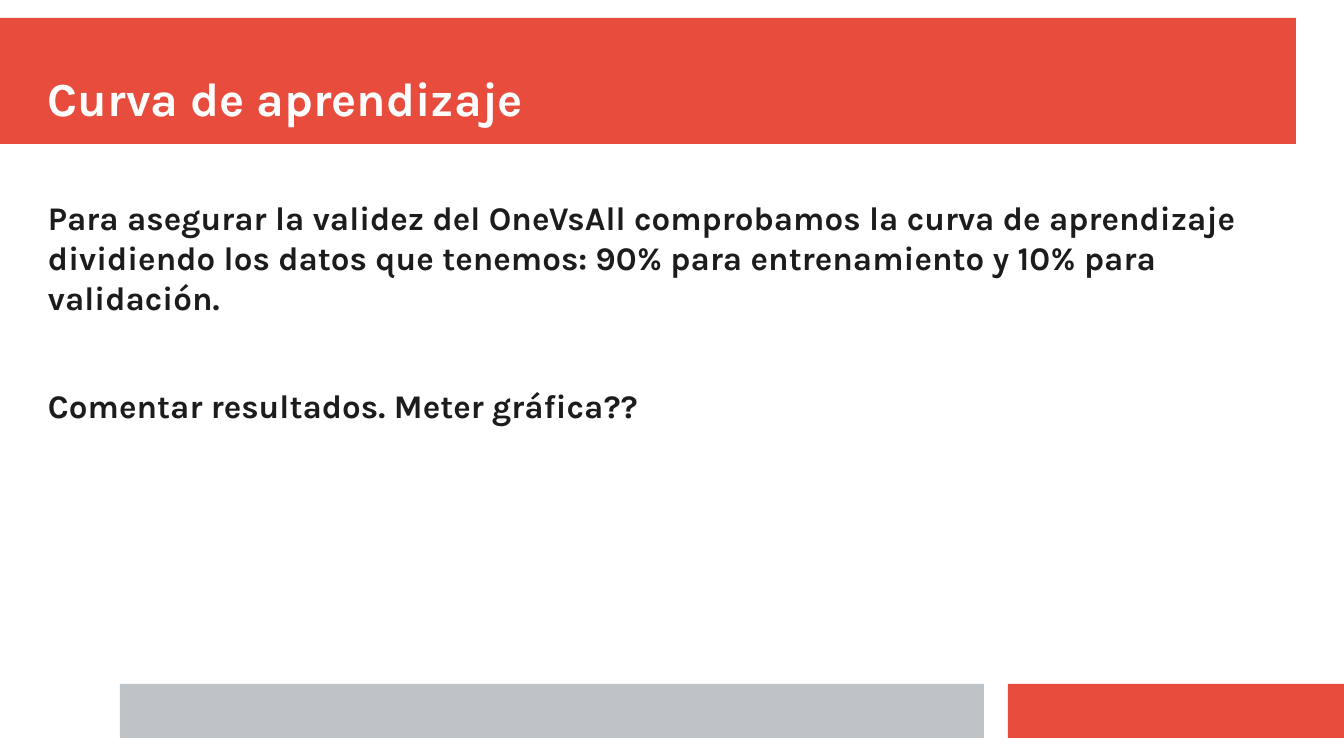
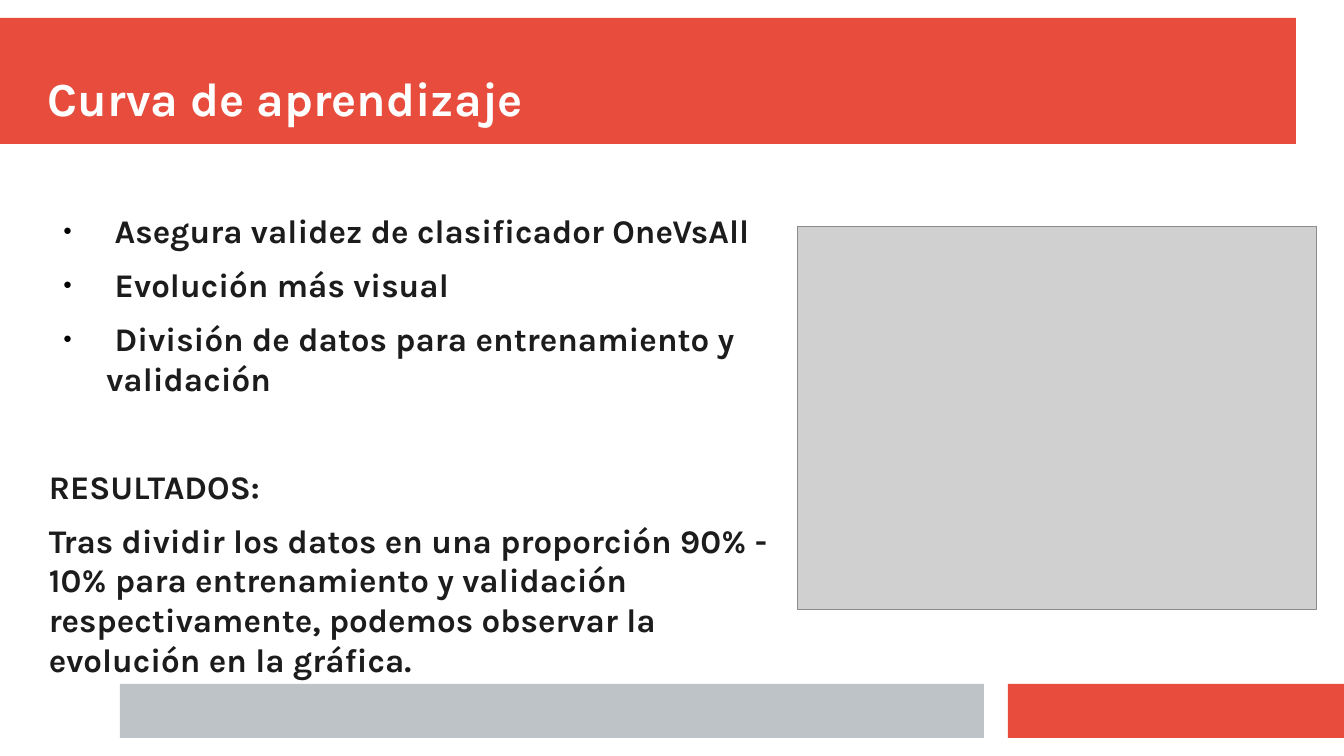
Before and after one commit to Lidiacon/AA, a slide deck: slide 7 of Proyecto/Presentación.odp. Drawn at 1344x756 pixels with LibreOffice and Linux fonts; fonts in the diff are those of the drawing; grey boxes stand for pictures. Boxes give left, top, right and bottom in pixels: in the first picture for what was removed or moved away, otherwise in the second. Text is boxed around its words. In the diff, an @@ line names an element or a change of style, - is before the commit and + after.

```diff
--- a/Proyecto/Presentación.odp
+++ b/Proyecto/Presentación.odp
@@ text removed at <box>48,206,1235,426</box> @@
-Para asegurar la validez del OneVsAll comprobamos la curva de aprendizaje dividiendo los datos que tenemos: 90% para entrenamiento y 10% para validación.
-Comentar resultados. Meter gráfica??
@@ text added at <box>49,219,749,680</box>, 19.5 pt, text #1C1C1C, bold @@
+● Asegura validez de clasificador OneVsAll
+● Evolución más visual
+● División de datos para entrenamiento y validación
+RESULTADOS:
+Tras dividir los datos en una proporción 90% - 10% para entrenamiento y validación respectivamente, podemos observar la evolución en la gráfica.
@@ picture added at <box>798,227,1317,610</box> @@
```
Also in this commit, not shown: 2 other slides changed, 3 slides added, 3 slides removed.
